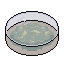
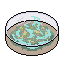
Layered file, before and after one edit (64x64). Changes by layer:
"glas": opacity 51% → 26% over (6, 12, 58, 55)
added layer "electro" above "electric" over (12, 16, 51, 49)
